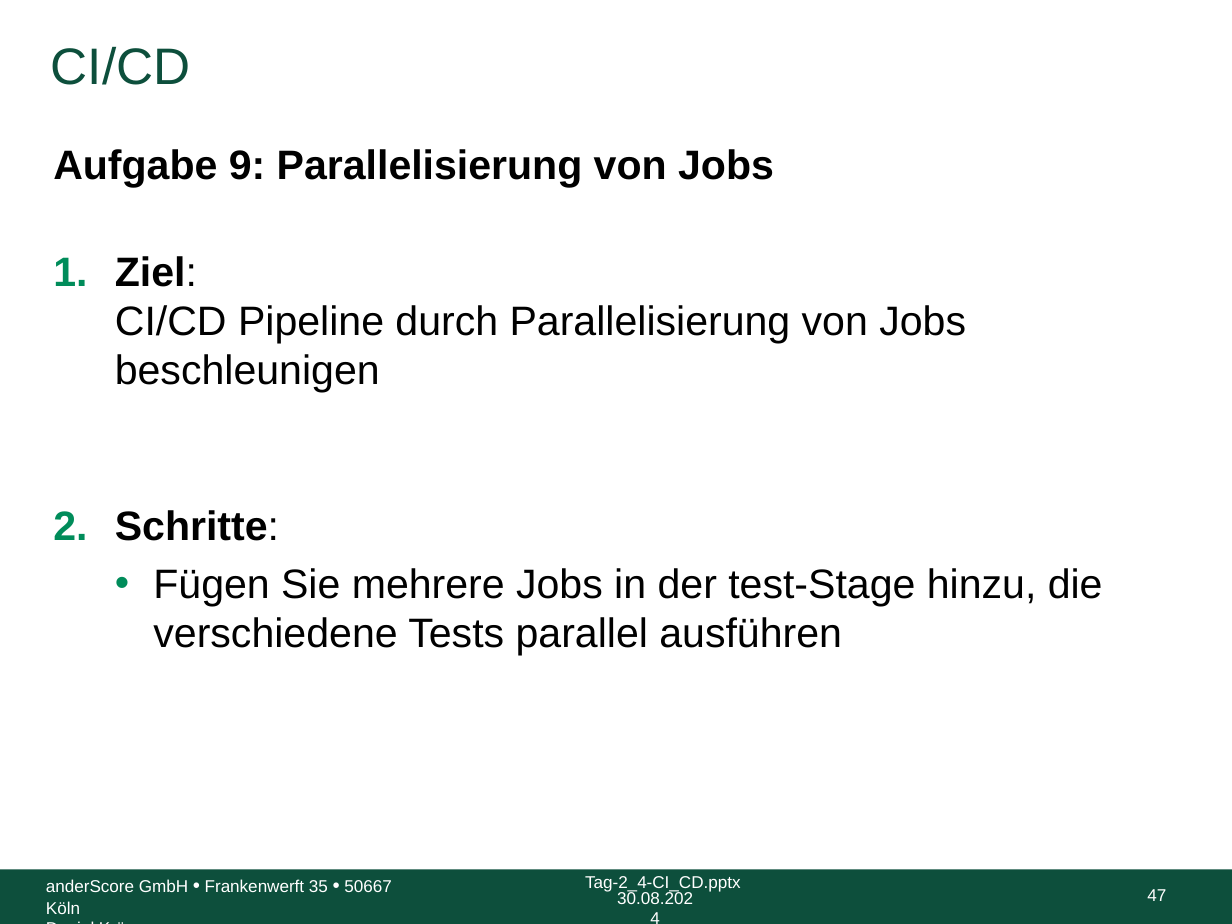
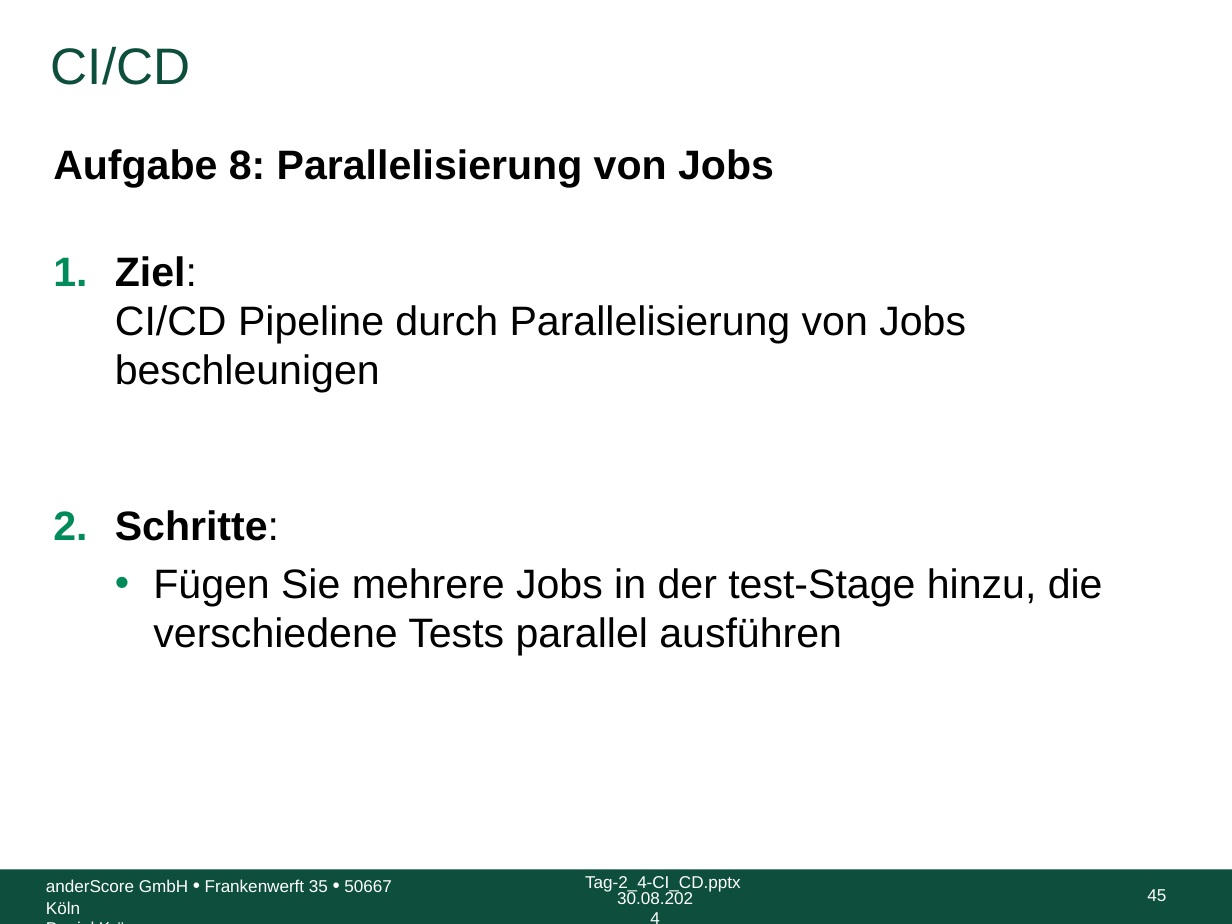
Before and after one commit to anderscore-gmbh/gitlab, a slide deck: slide 45 of slides/Tag-2_4-CI_CD.pptx (slide 47 before the commit). Drawn at 1232x924 pixels with LibreOffice and Linux fonts; fonts in the diff are those of the drawing; background and template pictures are left out. Boxes give left, top, right and bottom in pixels: in the first picture for what was removed or moved away, otherwise in the second. Text is boxed around its words. In the diff, an @@ line names an element or a change of style, - is before the commit and + after.

Commit message:
Aufgaben in 2-4 überarbeitet

```diff
--- a/slides/Tag-2_4-CI_CD.pptx
+++ b/slides/Tag-2_4-CI_CD.pptx
@@ text at (53, 149, 774, 187): text changed @@
-Aufgabe 9: Parallelisierung von Jobs
+Aufgabe 8: Parallelisierung von Jobs
@@ page number at (1147, 889, 1166, 901): text changed @@
-47
+45
```
Also in this commit, not shown: 15 other slides changed, 2 slides removed.
